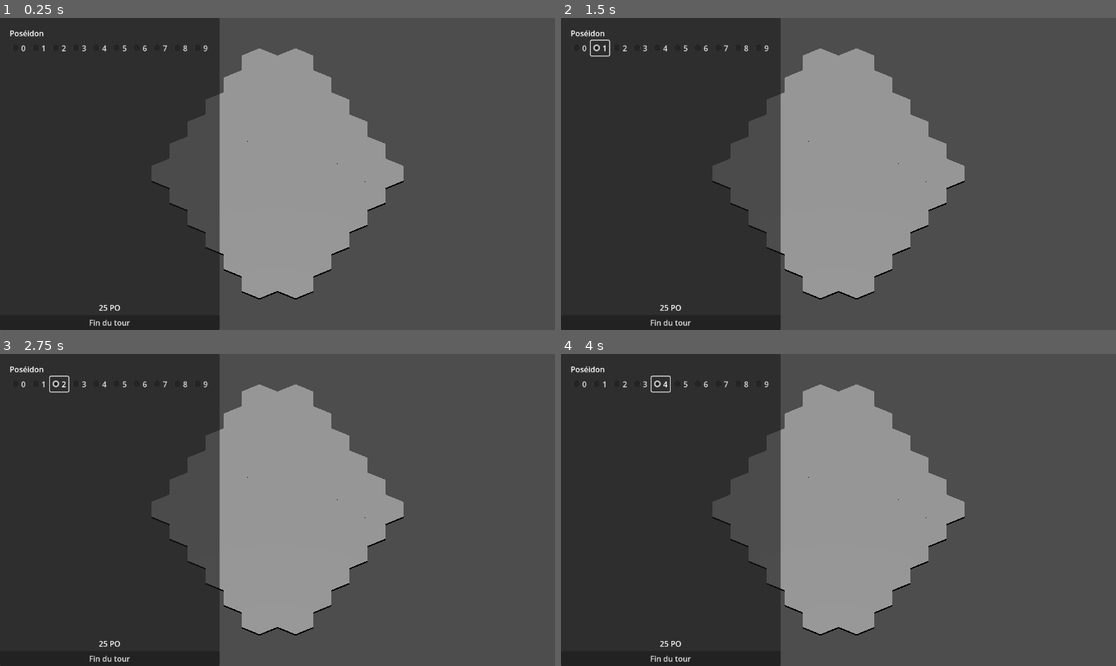
Above: before the commit, frames 1-4 (two rows, left to right).
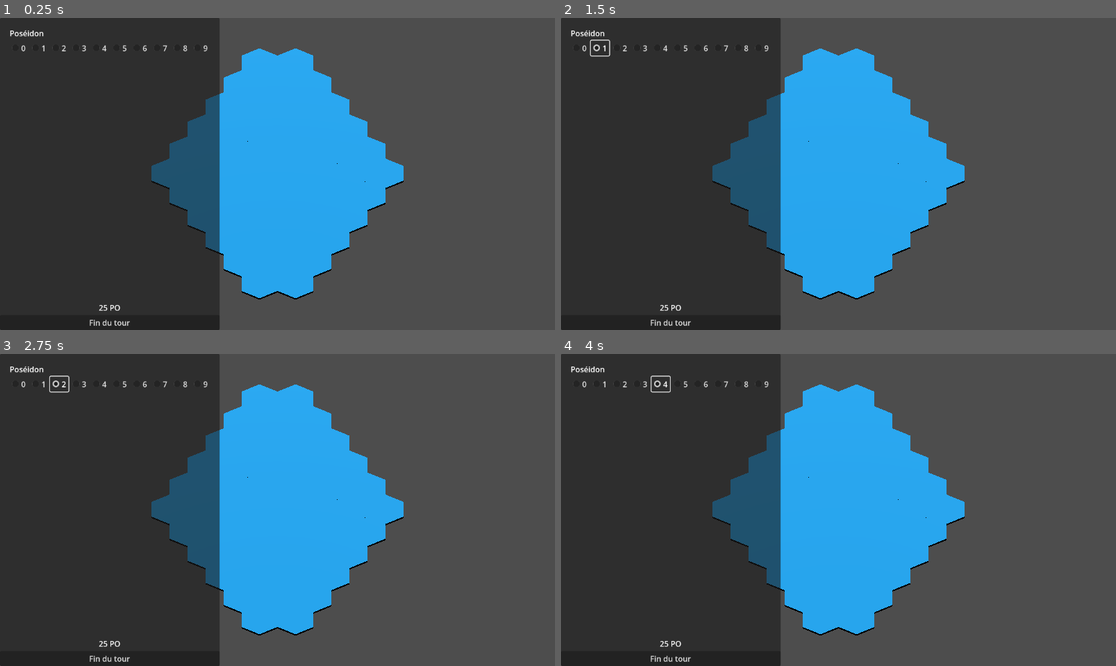
Above: after the commit, the same moments.

Repository: bemug/open-cyclades
Game: Godot game, scene res://entities/maps/test.tscn
Two runs of this game, one before a commit and one after it. Both use one fixed random seed, a clock stepped at 60 frames per second and the inputs below.
Inputs:
- Up to frame 1 (0.25 s): no input
- Up to frame 2 (1.5 s): click "0" at 0.5 s; click "1" at 1.25 s
- Up to frame 3 (2.75 s): click "2" at 2 s
- Up to frame 4 (4 s): click "3" at 2.75 s; click "4" at 3.5 s

The runs differ from the first frame. In frame 1, 22% of the frame differs, in the area x 27-73%, y 9-90%; in frame 2, 22%; in frame 3, 22%; in frame 4, 22%.

Commit message:
Make hexes water blue

Diff:
--- a/entities/hextile/hextile.tscn
+++ b/entities/hextile/hextile.tscn
@@ -7,6 +7,9 @@
 bottom_radius = 1.0
 height = 0.1
 radial_segments = 6
+
+[sub_resource type="StandardMaterial3D" id="StandardMaterial3D_yfc3k"]
+albedo_color = Color(0.109804, 0.639216, 0.92549, 1)
 
 [sub_resource type="CylinderShape3D" id="CylinderShape3D_hq5e2"]
 height = 0.1
@@ -18,6 +21,7 @@
 [node name="Mesh" type="MeshInstance3D" parent="."]
 transparency = 0.5
 mesh = SubResource("CylinderMesh_xnh78")
+surface_material_override/0 = SubResource("StandardMaterial3D_yfc3k")
 
 [node name="Area3D" type="Area3D" parent="."]
 
Not shown: 1 places in entities/hextile/hextile.tscn that only renumber resources
